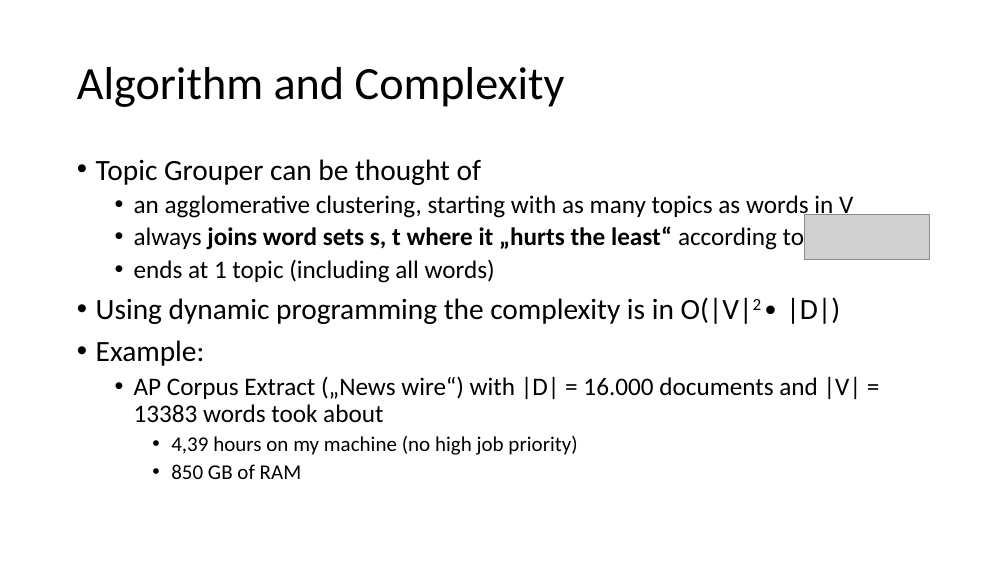
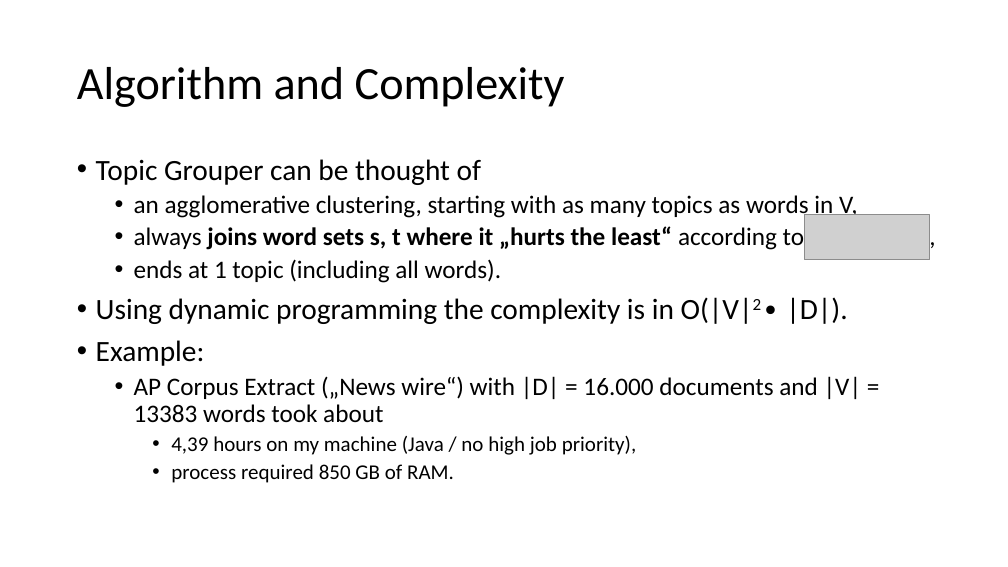
Before and after one commit to pfeiferd/TopicGrouperJ, a slide deck: slide 23 of doc/PTM.pptx (slide 22 before the commit). Drawn at 1008x567 pixels with LibreOffice and Linux fonts; fonts in the diff are those of the drawing; grey boxes stand for pictures. Boxes give left, top, right and bottom in pixels: in the first picture for what was removed or moved away, otherwise in the second. Text is boxed around its words. In the diff, an @@ line names an element or a change of style, - is before the commit and + after.

```diff
--- a/doc/PTM.pptx
+++ b/doc/PTM.pptx
@@ text at (96,195,858,324): text changed @@
-  • an agglomerative clustering, starting with as many topics as words in V
-  • always joins word sets s, t where it „hurts the least“ according to
-  • ends at 1 topic (including all words)
-• Using dynamic programming the complexity is in O(|V|2∙ |D|)
+  • an agglomerative clustering, starting with as many topics as words in V,
+  • always joins word sets s, t where it „hurts the least“ according to ,
+  • ends at 1 topic (including all words).
+• Using dynamic programming the complexity is in O(|V|2∙ |D|).
@@ text at (171,436,637,483): text changed @@
-    • 4,39 hours on my machine (no high job priority)
-    • 850 GB of RAM
+    • 4,39 hours on my machine (Java / no high job priority),
+    • process required 850 GB of RAM.
```
Also in this commit, not shown: 2 other slides changed, 1 slide added.
